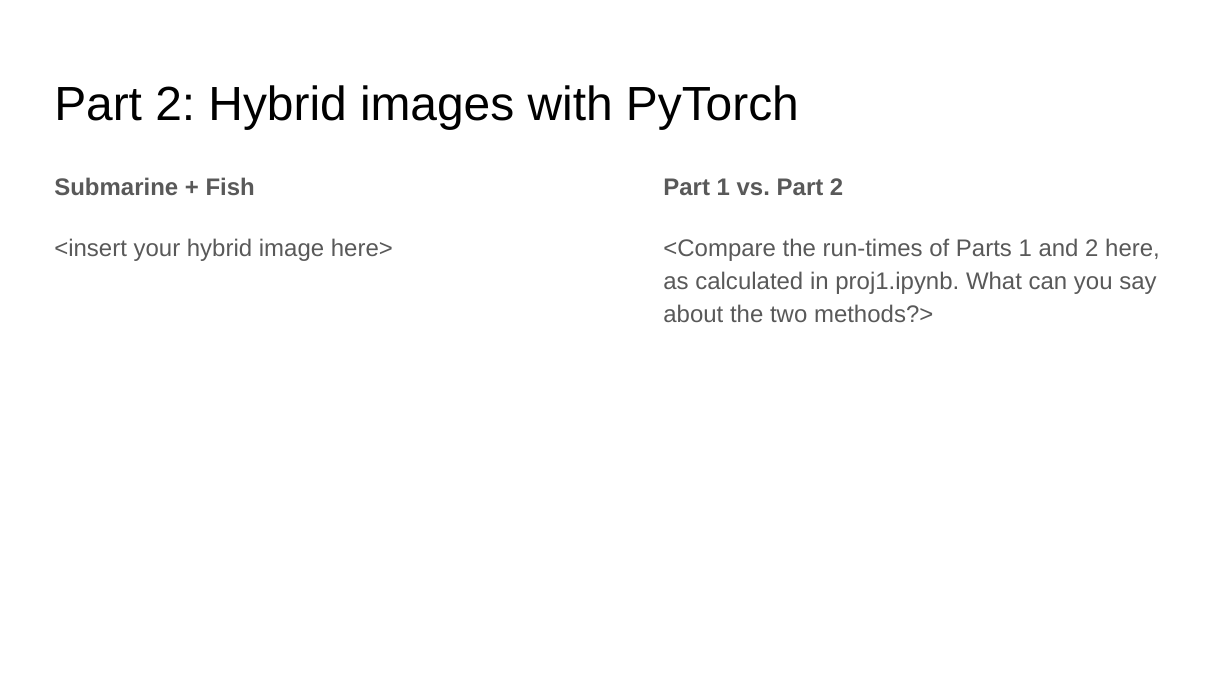
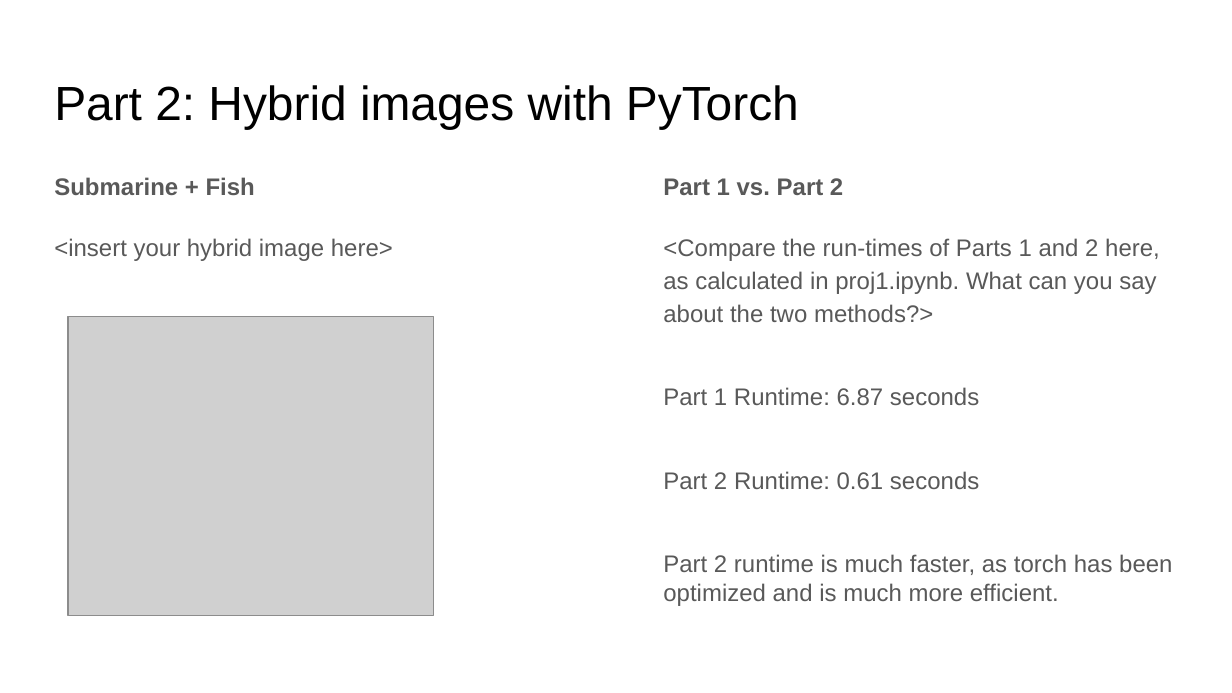
Before and after one commit to aten2001/Computer-Vision, a slide deck: slide 10 of computerVision/proj1_v2/proj1/report_template.pptx. Drawn at 1232x693 pixels with LibreOffice and Linux fonts; fonts in the diff are those of the drawing; grey boxes stand for pictures. Boxes give left, top, right and bottom in pixels: in the first picture for what was removed or moved away, otherwise in the second. Text is boxed around its words. In the diff, an @@ line names an element or a change of style, - is before the commit and + after.

```diff
--- a/computerVision/proj1_v2/proj1/report_template.pptx
+++ b/computerVision/proj1_v2/proj1/report_template.pptx
@@ picture added at (x1=68, y1=317, x2=434, y2=616) @@
@@ text at (x1=663, y1=387, x2=1172, y2=606): paragraphs added @@
+Part 1 Runtime: 6.87 seconds
+Part 2 Runtime: 0.61 seconds
+Part 2 runtime is much faster, as torch has been optimized and is much more efficient.
```
Also in this commit, not shown: 11 other slides changed, 3 other files.
